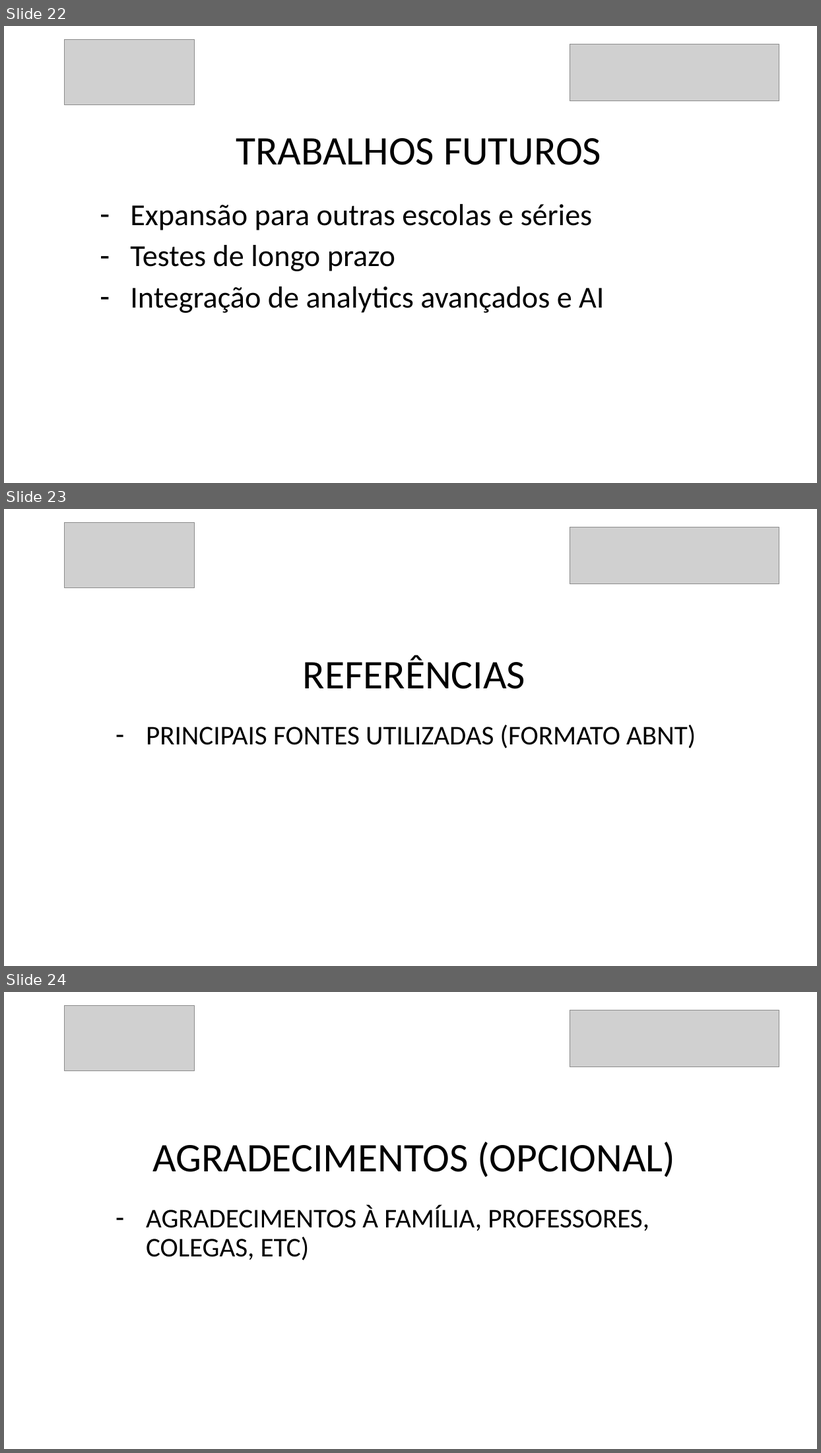
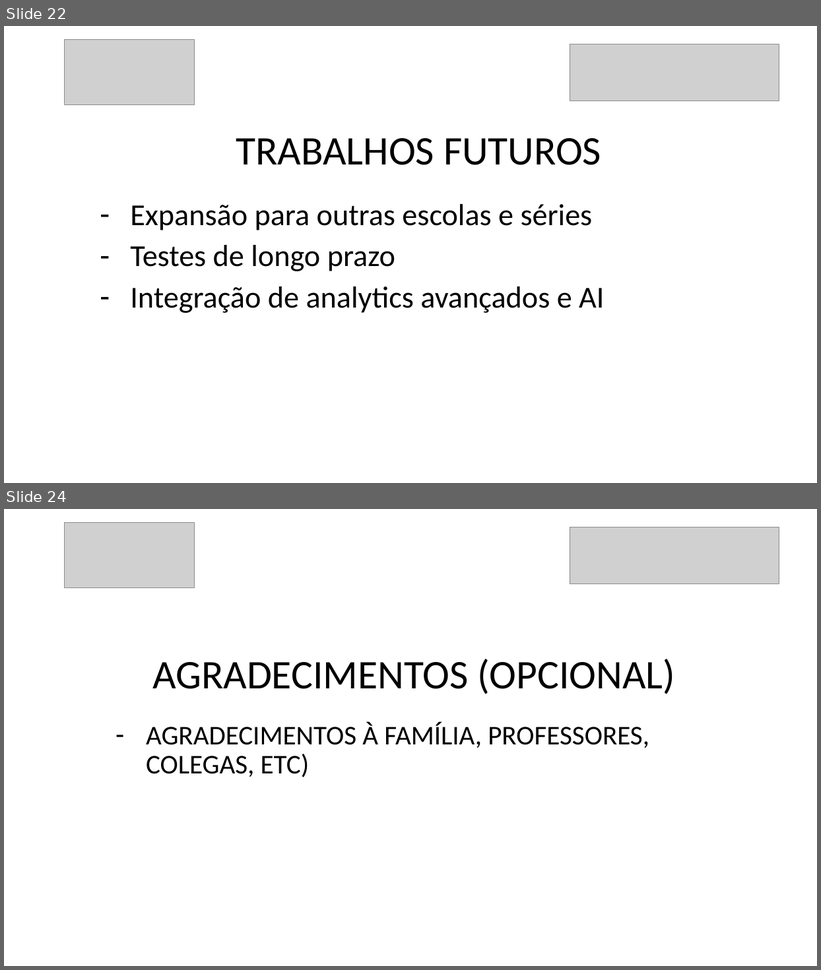
Before and after one commit to danilovaz7/curso-tecnico, a slide deck: liceu/3semestre/projeto integrador/tcc slide.pptx. Shown one above the other, each under a label of ours: slides 22, 23 and 24 before the commit, slides 22 and 24 after it; the slides between them are not shown. The pictures are 821x1453 and 821x970 pixels, drawn with LibreOffice and Linux fonts; fonts in the diff are those of the drawing; grey boxes stand for pictures. Boxes give left, top, right and bottom in pixels: in the first picture for what was removed or moved away, otherwise in the second. Text is boxed around its words. In the diff, an @@ line names an element or a change of style, - is before the commit and + after.

```diff
--- a/liceu/3semestre/projeto integrador/tcc slide.pptx
+++ b/liceu/3semestre/projeto integrador/tcc slide.pptx
@@ slide 23 removed at (4, 509, 817, 966), background #FFFFFF @@
@@ picture removed at (64, 523, 195, 588) @@
@@ picture removed at (570, 527, 780, 584) @@
@@ title removed at (303, 655, 525, 689) @@
-REFERÊNCIAS
@@ subtitle removed at (146, 725, 696, 749) @@
-– PRINCIPAIS FONTES UTILIZADAS (FORMATO ABNT)
```
Also in this commit, not shown: 4 slides changed, 1 slide added, 1 other file.
